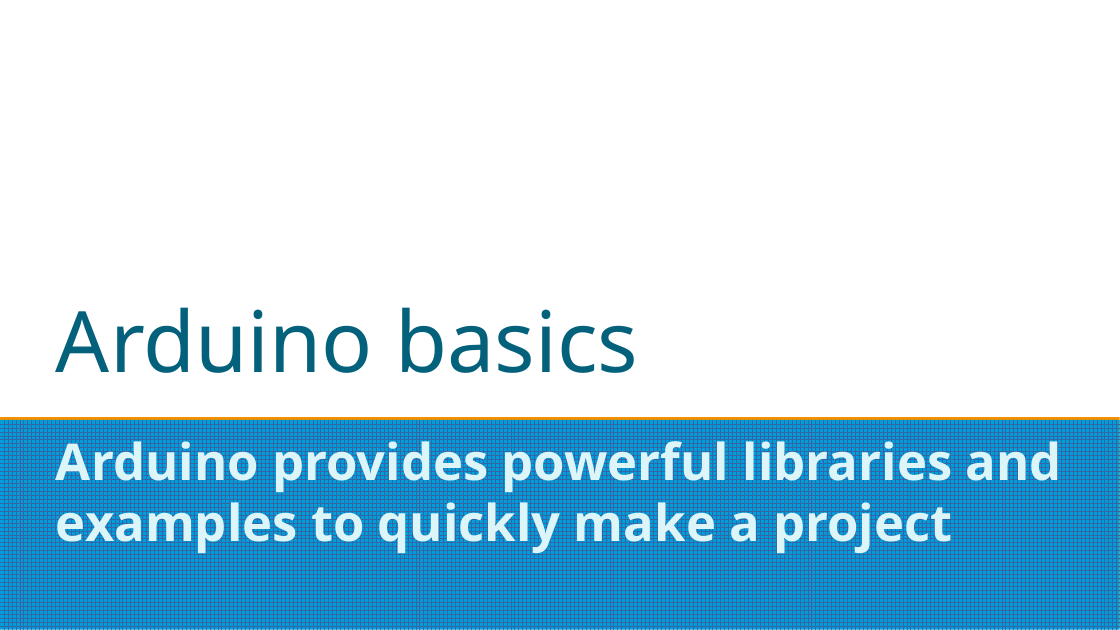
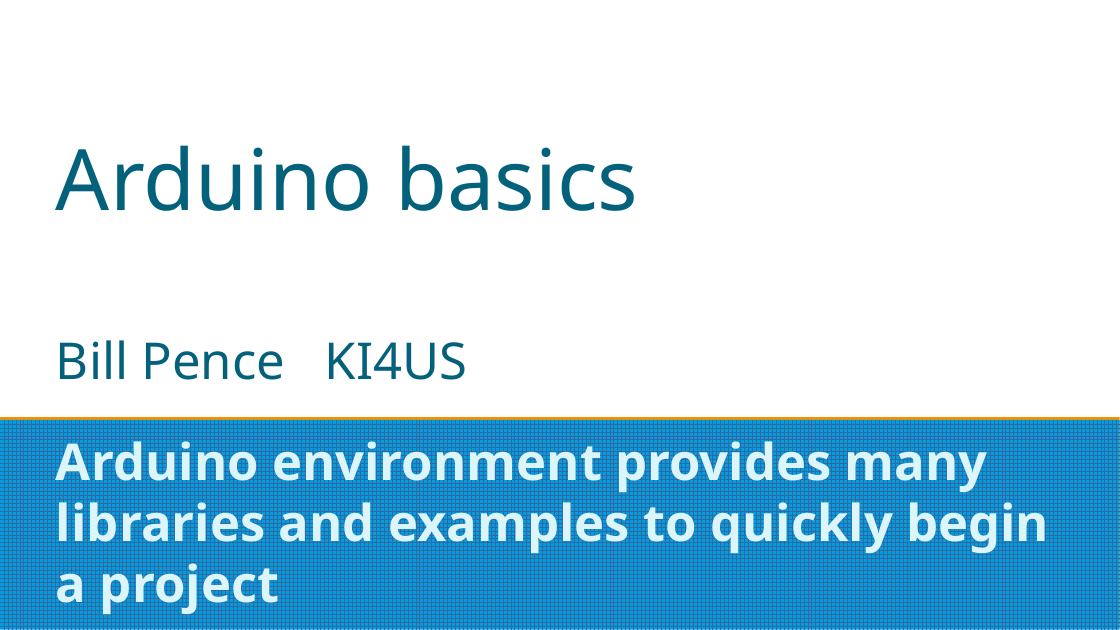
Before and after one commit to bpguy/gps_grid_sq_lcd, a slide deck: slide 1 of Arduino Basics.pptx. Drawn at 1120x630 pixels with LibreOffice and Linux fonts; fonts in the diff are those of the drawing. Boxes give left, top, right and bottom in pixels: in the first picture for what was removed or moved away, otherwise in the second. Text is boxed around its words. In the diff, an @@ line names an element or a change of style, - is before the commit and + after.

Commit message:
Update Arduino Basics.pptx
fixed typos

```diff
--- a/Arduino Basics.pptx
+++ b/Arduino Basics.pptx
@@ title at [56,145,638,380]: text changed; size 60 to 36 pt @@
-Arduino basics
+Arduino basics
+Bill Pence KI4US
@@ subtitle at [56,432,1049,615]: text changed @@
-Arduino provides powerful libraries and examples to quickly make a project
+Arduino environment provides many libraries and examples to quickly begin a project
```
Also in this commit, not shown: 12 other slides changed, 5 slides added, 1 slide removed.
